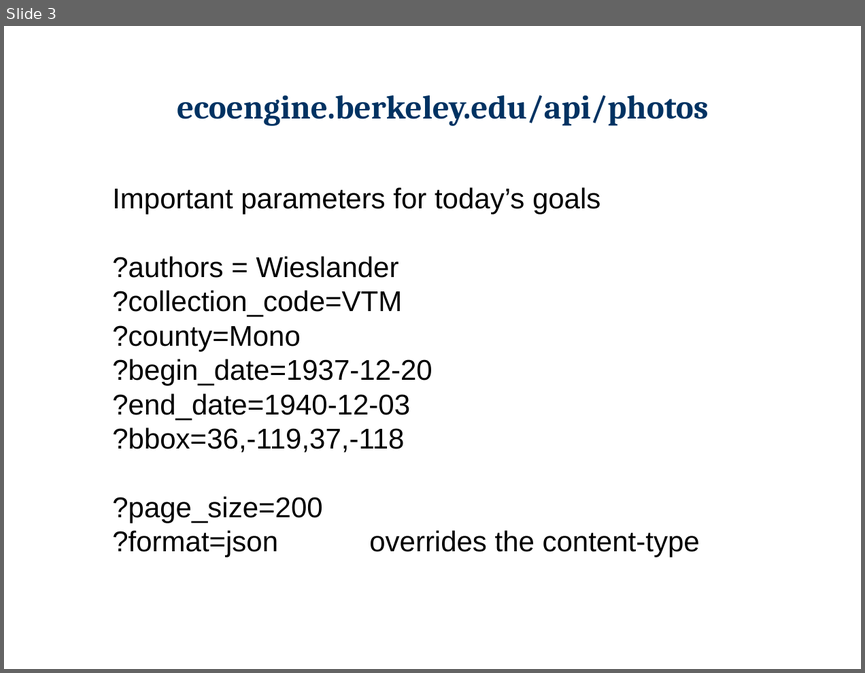
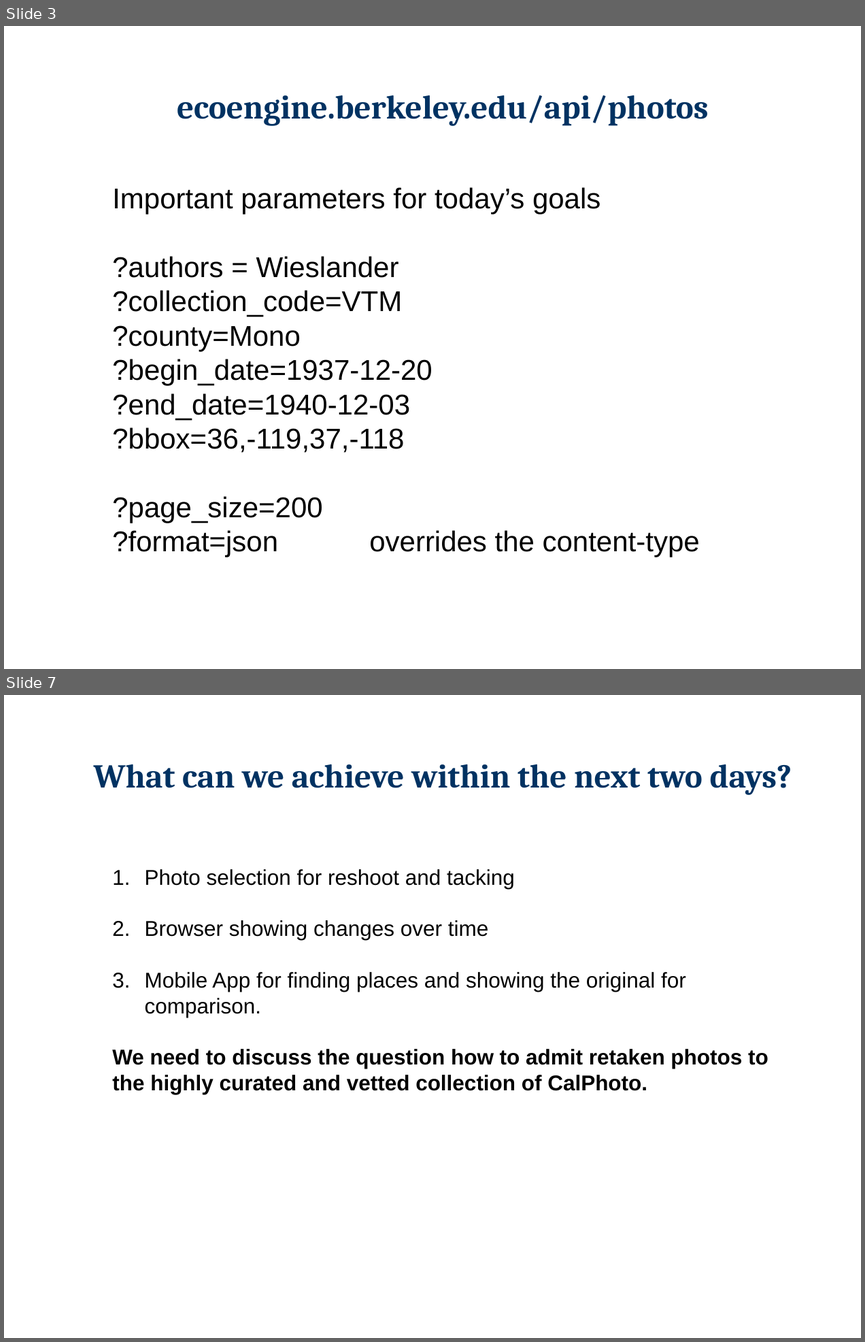
Before and after one commit to berkeley-gif/reshoot, a slide deck: docs/VTM_Photo_rehoot_Falk.pptx. Shown one above the other, each under a label of ours: slide 3 before the commit, slides 3 and 7 after it; the slides between them are not shown. The pictures are 865x673 and 865x1342 pixels, drawn with LibreOffice and Linux fonts; fonts in the diff are those of the drawing; background and template pictures are left out. Boxes give left, top, right and bottom in pixels: in the first picture for what was removed or moved away, otherwise in the second. Text is boxed around its words. In the diff, an @@ line names an element or a change of style, - is before the commit and + after.

```diff
--- a/docs/VTM_Photo_rehoot_Falk.pptx
+++ b/docs/VTM_Photo_rehoot_Falk.pptx
@@ slide 7 added at <box>4,695,861,1338</box>, background #FFFFFF @@
@@ title added at <box>94,764,792,795</box>, 28 pt, text #003262, bold @@
+What can we achieve within the next two days?
@@ text added at <box>112,869,768,1094</box>, 18 pt, text #000000 @@
+1. Photo selection for reshoot and tacking
+2. Browser showing changes over time
+3. Mobile App for finding places and showing the original for comparison.
+We need to discuss the question how to admit retaken photos to the highly curated and vetted collection of CalPhoto.
```
Also in this commit, not shown: 3 slides changed, 3 other slides added, 3 slides removed.
